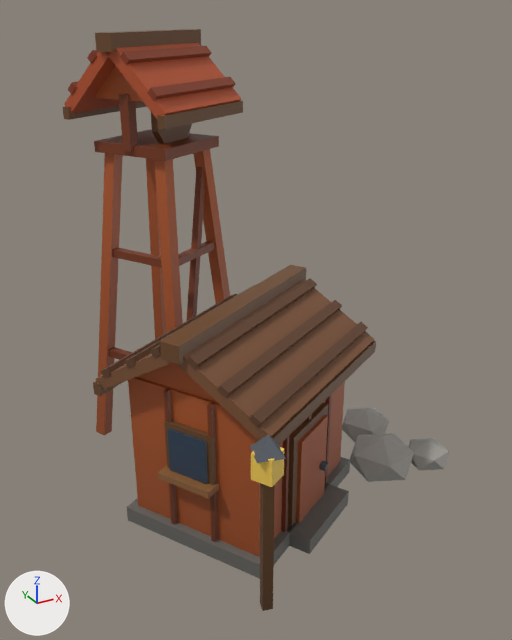
Renders of the glTF model art/models/building_16.glb from each side of a commit.
One viewpoint serves both versions: a 50 mm lens placed at (-0.518, -1.14, 0.87), pointed at (0.077, -0.056, 0.329). The axes (+X, +Y, +Z) are drawn at lower left. The lights are the same throughout. The older version comes first. Vertices at exactly the same position are counted once.

The older version as bpy lines, for what is in view:
```python
me_building_16 = bpy.data.meshes.new('building_16')
me_building_16.from_pydata(...)  # 465 vertices, 706 faces; spans x -0.251..0.46, y -0.426..0.345, z -0.049..0.833
me_building_16.materials.append(mat_defaultmaterial)
ob_building_16 = bpy.data.objects.new('building_16', me_building_16)
ob_building_16.location = (0.0, 0.0, 0.0)
```
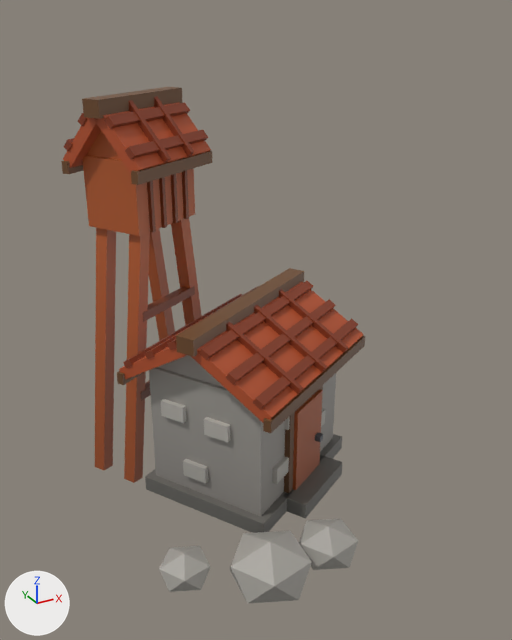
Location of each change, (x1, y1, x2, y2) in pixels of the pictures (512 x 640 px; the box of a moved part takes in the faces that stretch with it):
'building_16', reshaped (21% narrower, 11% shorter): before (63, 29, 449, 611); after (61, 87, 365, 603)
part 1 of me_building_16, moved or reshaped (not visible before): after (140, 380, 151, 401)
part 2 of me_building_16, moved or reshaped: before (94, 129, 219, 161); after (159, 177, 167, 228)
part 3 of me_building_16, moved or reshaped: before (157, 101, 243, 129); after (131, 151, 212, 185)
part 4 of me_building_16, moved or reshaped: before (296, 415, 328, 523); after (293, 389, 323, 490)
part 5 of me_building_16, moved or reshaped: before (287, 483, 349, 554); after (283, 456, 342, 518)
part 6 of me_building_16, moved or reshaped: before (217, 300, 342, 398); after (226, 299, 336, 385)
part 7 of me_building_16, moved or reshaped: before (186, 278, 317, 369); after (199, 281, 313, 360)
part 8 of me_building_16, moved or reshaped: before (100, 294, 237, 377); after (123, 294, 242, 368)
part 9 of me_building_16, moved or reshaped: before (124, 284, 257, 368); after (145, 286, 259, 359)
part 10 of me_building_16, added: after (230, 531, 312, 603)
part 11 of me_building_16, moved or reshaped: before (342, 408, 389, 442); after (299, 519, 358, 570)
part 12 of me_building_16, moved or reshaped: before (409, 438, 449, 470); after (159, 546, 210, 592)
part 13 of me_building_16, rebuilt (12% narrower, 13% shorter): before (177, 279, 374, 440); after (191, 282, 364, 422)
part 14 of me_building_16, rebuilt (60% wider, 30% shorter): before (186, 167, 205, 321); after (171, 219, 202, 326)
part 15 of me_building_16, rebuilt (12% narrower, 19% shorter): before (127, 457, 350, 579); after (145, 434, 342, 533)
part 16 of me_building_16, rebuilt (14% narrower, 17% shorter): before (128, 377, 345, 557); after (149, 367, 336, 516)
part 17 of me_building_16, rebuilt (12% narrower, 11% shorter): before (96, 353, 173, 390); after (157, 355, 225, 388)
part 18 of me_building_16, deleted: before (63, 29, 414, 611)
part 19 of me_building_16, reshaped: before (64, 43, 241, 339); after (61, 87, 211, 483)
part 20 of me_building_16, cut back: before (93, 265, 376, 527); after (117, 268, 365, 493)

What changed in the scene script:
```text
Change me_building_16:
    remove me_building_16.from_pydata(...)  # 465 vertices, 706 faces; spans x -0.251..0.46, y -0.426..0.345, z -0.049..0.833
    add me_building_16.from_pydata(...)  # 440 vertices, 664 faces; spans x -0.22..0.303, y -0.395..0.252, z -0.052..0.733
    me_building_16 part 1: the loose piece of 8 vertices spanning x -0.049..0.121, y 0.044..0.151, z 0.192..0.208 is scaled about its middle by (1.12, 1.12, 1.13), then moved by (-0.084, -0.015, -0.02)
    me_building_16 part 2: the loose piece of 8 vertices spanning x -0.127..0.105, y 0.062..0.295, z 0.62..0.64 is scaled about its middle by (0.05, 0.0559, 6.5), then moved by (-0.043, -0.12, -0.065)
    me_building_16 part 3: the loose piece of 8 vertices spanning x -0.067..0.156, y 0.015..0.152, z 0.683..0.705 is scaled about its middle by (0.88, 0.881, 1), then moved by (-0.074, -0.031, -0.083)
    me_building_16 part 4: the loose piece of 8 vertices spanning x 0.03..0.125, y -0.287..-0.222, z 0.03..0.2 is moved by (0.044, 0.083, 0.0)
    me_building_16 part 5: the loose piece of 8 vertices spanning x 0.006..0.17, y -0.334..-0.211, z 0.0..0.03 is moved by (0.044, 0.083, 0.0)
    me_building_16 part 6: the loose piece of 8 vertices spanning x -0.123..0.229, y -0.319..-0.104, z 0.342..0.361 is scaled about its middle by (0.949, 0.95, 1), then moved by (0.047, 0.079, -0.033)
    me_building_16 part 7: the loose piece of 8 vertices spanning x -0.151..0.201, y -0.272..-0.056, z 0.375..0.394 is scaled about its middle by (0.949, 0.95, 1), then moved by (0.048, 0.076, -0.035)
    me_building_16 part 8: the loose piece of 8 vertices spanning x -0.24..0.112, y -0.116..0.099, z 0.309..0.328 is scaled about its middle by (0.949, 0.95, 1), then moved by (0.053, 0.067, -0.031)
    me_building_16 part 9: the loose piece of 8 vertices spanning x -0.213..0.139, y -0.164..0.052, z 0.342..0.361 is scaled about its middle by (0.949, 0.95, 1), then moved by (0.052, 0.07, -0.033)
    me_building_16 part 10: a new loose piece, an icosphere of 20 faces spanning x -0.114..0.028, y -0.395..-0.255, z -0.052..0.052, in mat_defaultmaterial
    me_building_16 part 11: the loose piece of 12 vertices spanning x 0.316..0.423, y -0.093..0.012, z -0.039..0.039 is moved by (-0.296, -0.287, 0.0)
    me_building_16 part 12: the loose piece of 12 vertices spanning x 0.371..0.46, y -0.243..-0.155, z -0.032..0.032 is moved by (-0.588, -0.062, 0.0)
    me_building_16 part 13: the loose piece of 8 vertices spanning x -0.164..0.262, y -0.379..-0.032, z 0.281..0.398 is rebuilt with 8 vertices and now spans x -0.106..0.298, y -0.291..0.038, z 0.251..0.362
    me_building_16 part 14: the loose piece of 8 vertices spanning x -0.06..0.081, y 0.019..0.166, z 0.017..0.592 is rebuilt with 8 vertices and now spans x -0.016..0.08, y 0.099..0.169, z -0.002..0.502
    me_building_16 part 15: the loose piece of 8 vertices spanning x -0.216..0.232, y -0.347..0.079, z 0.0..0.03 is rebuilt with 8 vertices and now spans x -0.153..0.268, y -0.259..0.14, z 0.0..0.03
    me_building_16 part 16: the loose piece of 8 vertices spanning x -0.196..0.212, y -0.327..0.059, z 0.03..0.3 is rebuilt with 8 vertices and now spans x -0.133..0.247, y -0.238..0.12, z 0.03..0.27
    me_building_16 part 17: the loose piece of 8 vertices spanning x -0.246..0.18, y -0.236..0.111, z 0.281..0.398 is rebuilt with 6 vertices and now spans x -0.126..0.24, y -0.231..0.113, z 0.27..0.342
    me_building_16 part 18: 27 loose pieces with 213 vertices, spanning x -0.189..0.39, y -0.426..0.342, z -0.049..0.833, are deleted
    me_building_16 part 19: 68 vertices removed from x -0.174..0.156, y 0.012..0.345, z -0.002..0.819; 142 vertices added at x -0.22..0.065, y -0.008..0.252, z -0.002..0.733
    me_building_16 part 20: 48 vertices removed from x -0.251..0.267, y -0.383..0.115, z 0.025..0.411; 152 vertices added at x -0.188..0.303, y -0.295..0.176, z 0.025..0.375
```
